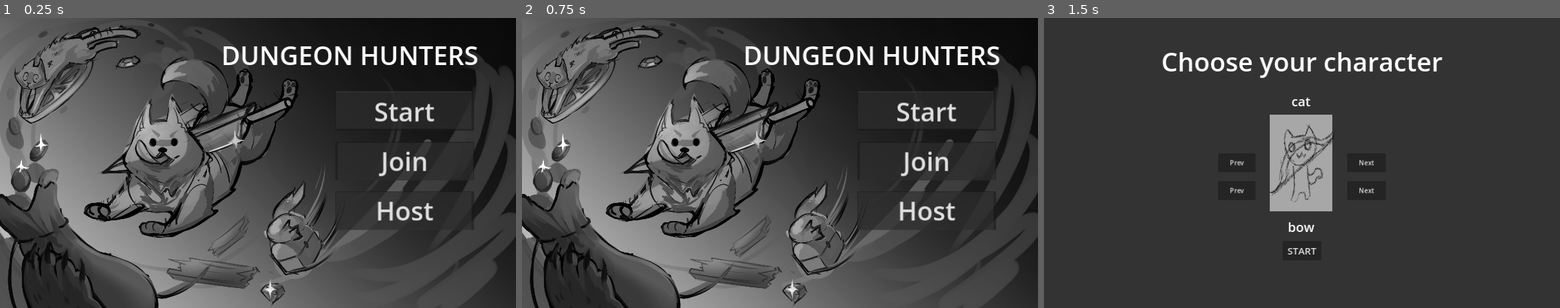
Above: before the commit, frames 1-3 (left to right).
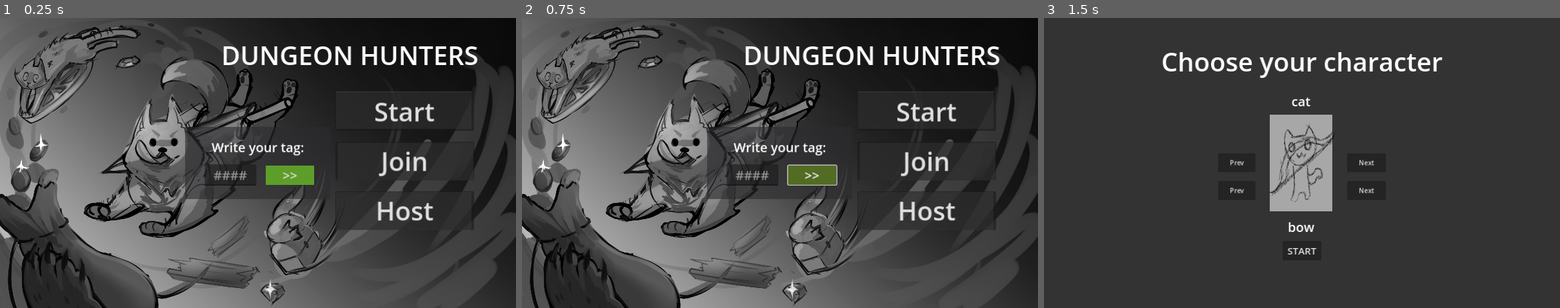
Above: after the commit, the same moments.

Repository: Vented5/DungeonHunters
Game: Godot game, scene res://title_screen/title_screen.tscn
Same seed, same stepped clock (60 frames per second), same inputs: the game is played once before the commit and once after it.
Inputs (mouse positions are in pixels of both pictures, inside the frame that each line leads up to):
- Up to frame 1 (0.25 s): no input
- Up to frame 2 (0.75 s): click (810, 174) at 0.5 s, where only the run after the commit has a clickable ">>"
- Up to frame 3 (1.5 s): click "Start" at 1.25 s

The runs differ from the first frame. In frame 1, 3.4% of the frame differs, in the area x 35-63%, y 37-63%; in frame 2, 3.5%; in frame 3, nothing differs.

Commit message:
scene(title_screen): Tag textbox added.

Diff:
--- a/title_screen/title_screen.gd
+++ b/title_screen/title_screen.gd
@@ -1,4 +1,5 @@
 extends Node
 
 func _on_button_pressed() -> void:
+
 	get_tree().change_scene_to_file("res://character_selection_screen.tscn")
--- a/title_screen/title_screen.tscn
+++ b/title_screen/title_screen.tscn
@@ -1,9 +1,15 @@
-[gd_scene load_steps=3 format=3 uid="uid://fybtkxym01xo"]
+[gd_scene load_steps=5 format=3 uid="uid://fybtkxym01xo"]
 
 [ext_resource type="Script" path="res://title_screen/title_screen.gd" id="1_qc3g2"]
 [ext_resource type="Texture2D" uid="uid://bk5we4480gkw2" path="res://wawa.jpg" id="2_hw1jq"]
 
-[node name="Menu" type="Node"]
+[sub_resource type="StyleBoxFlat" id="StyleBoxFlat_rjkp8"]
+bg_color = Color(0.322308, 0.425675, 0.14066, 1)
+
+[sub_resource type="StyleBoxFlat" id="StyleBoxFlat_bf30l"]
+bg_color = Color(0.363431, 0.619557, 0.16324, 1)
+
+[node name="Title_screen" type="Node"]
 script = ExtResource("1_qc3g2")
 
 [node name="Background" type="TextureRect" parent="."]
@@ -15,22 +21,6 @@
 texture = ExtResource("2_hw1jq")
 expand_mode = 2
 flip_h = true
-
-[node name="ColorRect" type="ColorRect" parent="."]
-visible = false
-anchors_preset = 8
-anchor_left = 0.5
-anchor_top = 0.5
-anchor_right = 0.5
-anchor_bottom = 0.5
-offset_left = 152.0
-offset_top = 360.0
-offset_right = 198.0
-offset_bottom = 400.0
-grow_horizontal = 2
-grow_vertical = 2
-scale = Vector2(10.5713, -17.9905)
-color = Color(0.185172, 0.17374, 0.170411, 0.572549)
 
 [node name="BoxContainer" type="VBoxContainer" parent="."]
 anchors_preset = 8
@@ -73,4 +63,69 @@
 text = "DUNGEON HUNTERS"
 horizontal_alignment = 1
 
+[node name="Welcome" type="CanvasLayer" parent="."]
+
+[node name="ColorRect" type="ColorRect" parent="Welcome"]
+anchors_preset = 8
+anchor_left = 0.5
+anchor_top = 0.5
+anchor_right = 0.5
+anchor_bottom = 0.5
+offset_left = -180.0
+offset_top = -90.0
+offset_right = 180.0
+offset_bottom = 90.0
+grow_horizontal = 2
+grow_vertical = 2
+color = Color(0.172549, 0.164706, 0.176471, 0.615686)
+
+[node name="LineEdit" type="LineEdit" parent="Welcome"]
+anchors_preset = 8
+anchor_left = 0.5
+anchor_top = 0.5
+anchor_right = 0.5
+anchor_bottom = 0.5
+offset_left = -132.0
+offset_top = 2.5
+offset_right = -4.0
+offset_bottom = 55.5
+grow_horizontal = 2
+grow_vertical = 2
+theme_override_font_sizes/font_size = 32
+placeholder_text = "####"
+alignment = 1
+
+[node name="Label" type="Label" parent="Welcome"]
+anchors_preset = 8
+anchor_left = 0.5
+anchor_top = 0.5
+anchor_right = 0.5
+anchor_bottom = 0.5
+offset_left = -114.5
+offset_top = -62.5
+offset_right = 114.5
+offset_bottom = -17.5
+grow_horizontal = 2
+grow_vertical = 2
+theme_override_font_sizes/font_size = 32
+text = "Write your tag:
+"
+
+[node name="Button" type="Button" parent="Welcome"]
+anchors_preset = 8
+anchor_left = 0.5
+anchor_top = 0.5
+anchor_right = 0.5
+anchor_bottom = 0.5
+offset_left = 20.0
+offset_top = 6.0
+offset_right = 140.0
+offset_bottom = 54.0
+grow_horizontal = 2
+grow_vertical = 2
+theme_override_font_sizes/font_size = 32
+theme_override_styles/hover = SubResource("StyleBoxFlat_rjkp8")
+theme_override_styles/normal = SubResource("StyleBoxFlat_bf30l")
+text = ">>"
+
 [connection signal="pressed" from="BoxContainer/Start" to="." method="_on_button_pressed"]
